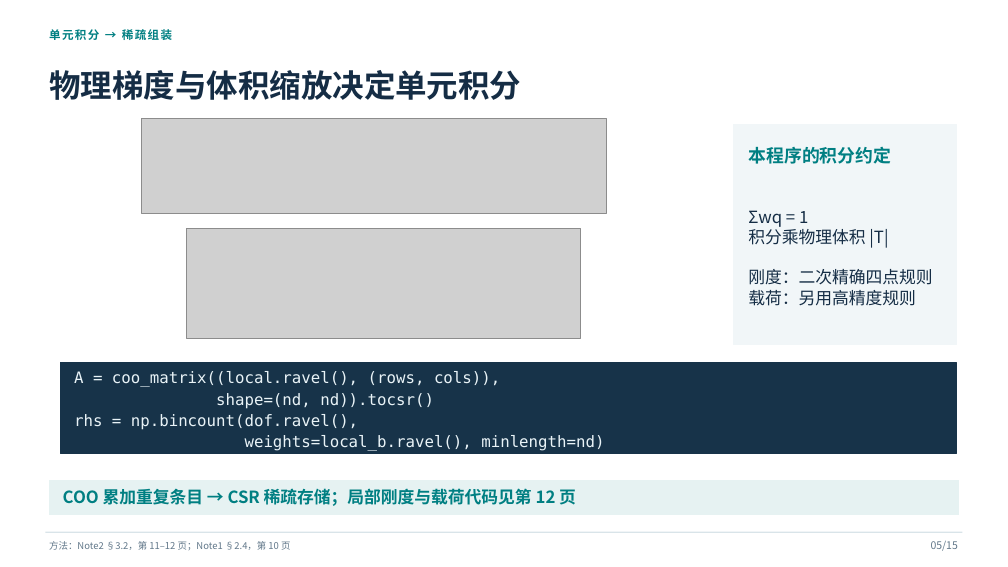
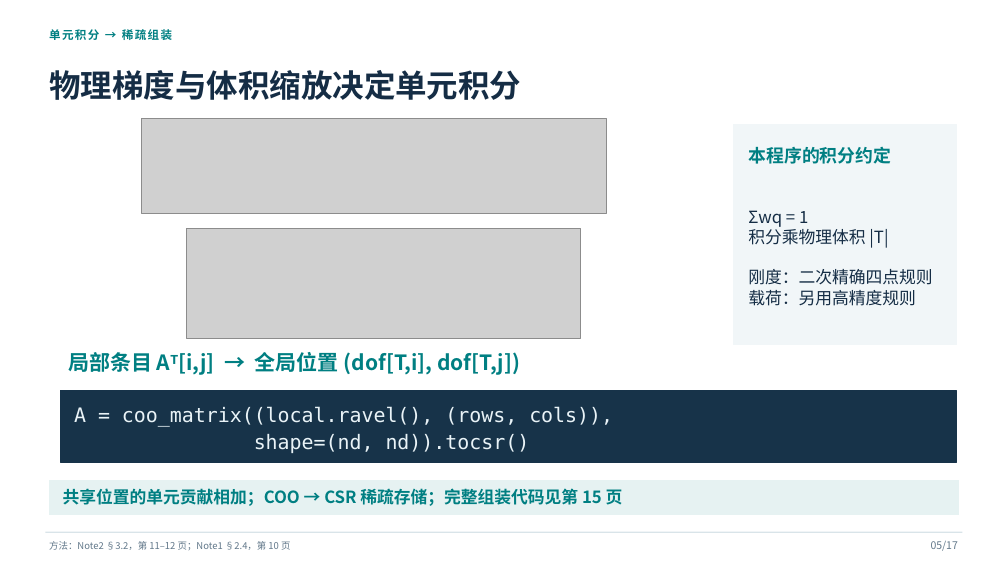
Before and after one commit to Scimoon233/temp, a slide deck: slide 5 of fem-topic10/有限元第十题展示材料/三维四面体P2元_课堂展示.pptx. Drawn at 1008x567 pixels with LibreOffice and Linux fonts; fonts in the diff are those of the drawing; grey boxes stand for pictures. Boxes give left, top, right and bottom in pixels: in the first picture for what was removed or moved away, otherwise in the second. Text is boxed around its words. In the diff, an @@ line names an element or a change of style, - is before the commit and + after.

```diff
--- a/fem-topic10/有限元第十题展示材料/三维四面体P2元_课堂展示.pptx
+++ b/fem-topic10/有限元第十题展示材料/三维四面体P2元_课堂展示.pptx
@@ text added at bbox=[68, 352, 520, 375], 20 pt, text #007F82, bold @@
+局部条目 Aᵀ[i,j] → 全局位置 (dof[T,i], dof[T,j])
@@ rectangle: place and size @@
-rectangle at bbox=[60, 363, 957, 454]
+rectangle at bbox=[60, 391, 957, 462]
@@ rectangle at bbox=[60, 391, 957, 462]: proportions changed @@
@@ text at bbox=[74, 414, 604, 451]: paragraphs removed @@
-rhs = np.bincount(dof.ravel(),
-weights=local_b.ravel(), minlength=nd)
@@ text "A = coo_matrix((local.ravel(), (rows, cols)),": place and size @@
-text "A = coo_matrix((local.ravel(), (rows, cols))," at bbox=[74, 371, 604, 451]
+text "A = coo_matrix((local.ravel(), (rows, cols))," at bbox=[74, 406, 613, 453]
@@ text "A = coo_matrix((local.ravel(), (rows, cols))," at bbox=[74, 406, 613, 453]: size 15 to 19 pt @@
@@ text at bbox=[63, 488, 623, 506]: text changed @@
-COO 累加重复条目 → CSR 稀疏存储；局部刚度与载荷代码见第 12 页
+共享位置的单元贡献相加；COO → CSR 稀疏存储；完整组装代码见第 15 页
@@ text at bbox=[931, 541, 958, 551]: text changed @@
-05/15
+05/17
```
Also in this commit, not shown: 14 other slides changed, 2 slides added, 17 other files.
